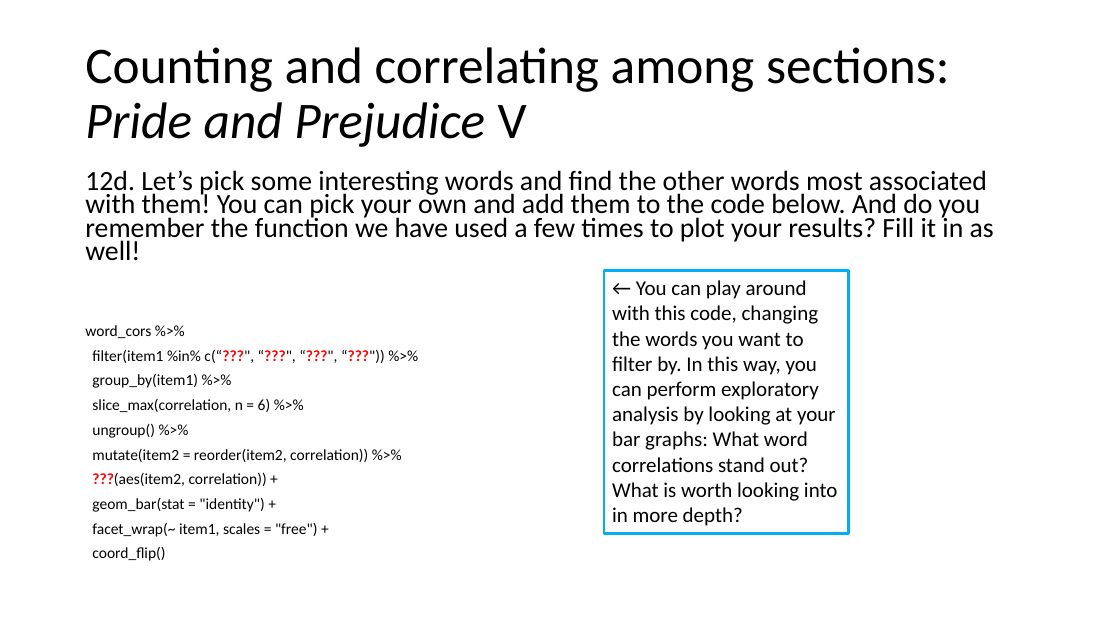
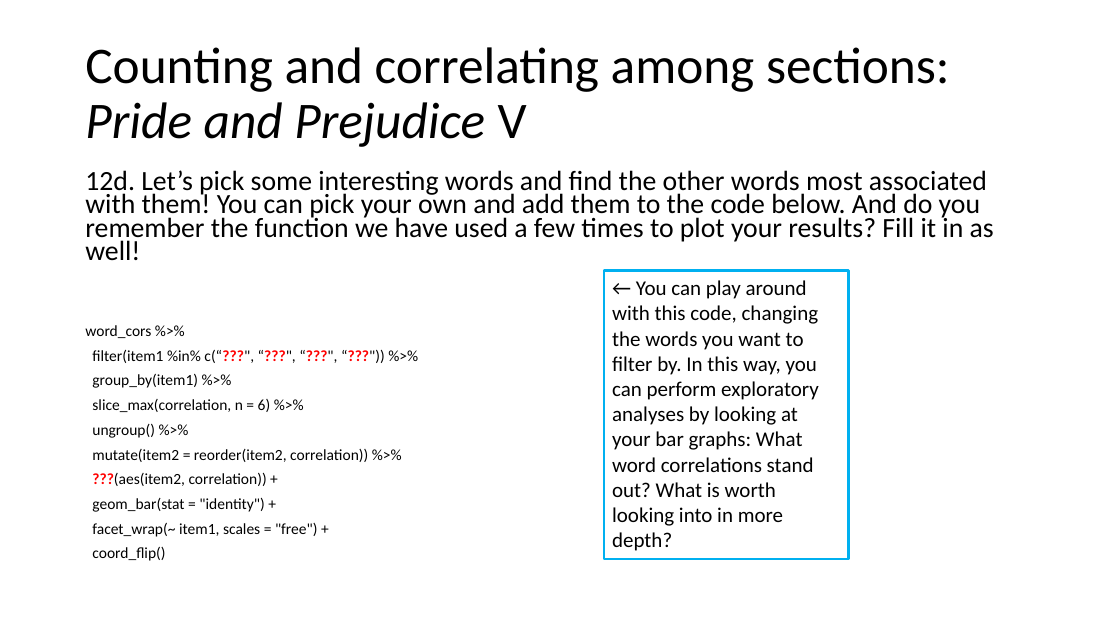
Before and after one commit to UtrechtUniversity/workshop-r-for-humanities, a slide deck: slide 43 of slides/tidytext_slides.pptx (slide 42 before the commit). Drawn at 1120x630 pixels with LibreOffice and Linux fonts; fonts in the diff are those of the drawing. Boxes give left, top, right and bottom in pixels: in the first picture for what was removed or moved away, otherwise in the second. Text is boxed around its words. In the diff, an @@ line names an element or a change of style, - is before the commit and + after.

```diff
--- a/slides/tidytext_slides.pptx
+++ b/slides/tidytext_slides.pptx
@@ rectangle "← You can play around ...": place and size @@
-rectangle "← You can play around ..." at <box>604,271,849,534</box>
+rectangle "← You can play around ..." at <box>604,271,849,559</box>
@@ text in rectangle at <box>612,280,819,551</box>: text changed @@
-← You can play around with this code, changing the words you want to filter by. In this way, you can perform exploratory analysis by looking at your bar graphs: What word correlations stand out? What is worth looking into in more depth?
+← You can play around with this code, changing the words you want to filter by. In this way, you can perform exploratory analyses by looking at your bar graphs: What word correlations stand out? What is worth looking into in more depth?
```
Also in this commit, not shown: 4 other slides changed, 1 slide added, 38 other files.
